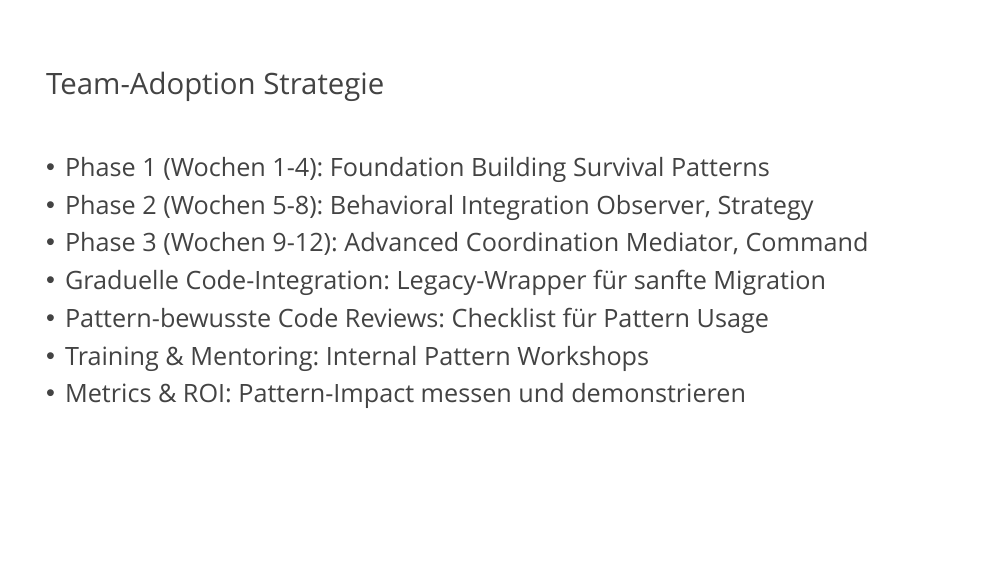
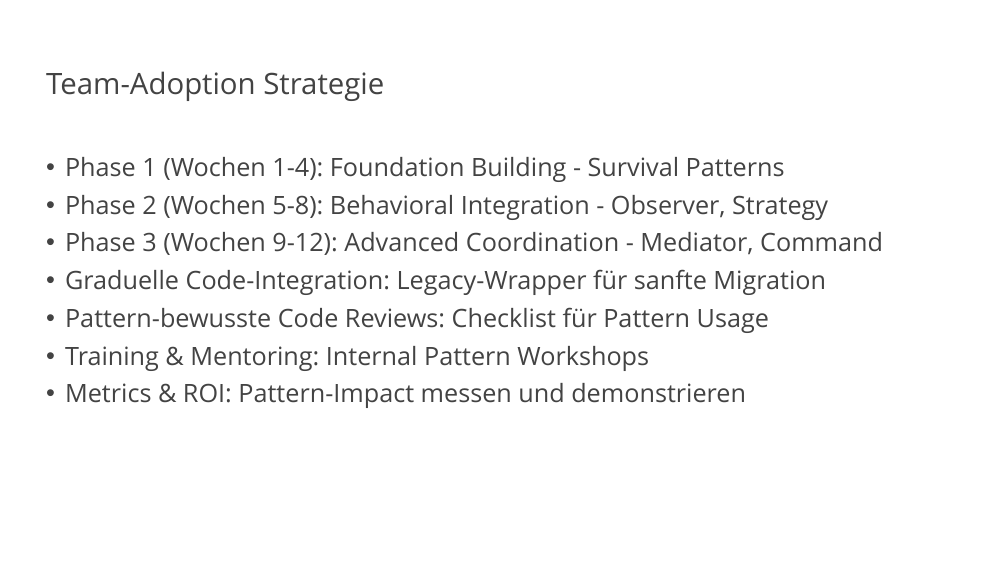
Before and after one commit to vanillacore-net/september-2025-telekom-training, a slide deck: slide 29 of presentations/powerpoint/block4-presentation.pptx (slide 23 before the commit). Drawn at 1008x567 pixels with LibreOffice and Linux fonts; fonts in the diff are those of the drawing; background and template pictures are left out. Boxes give left, top, right and bottom in pixels: in the first picture for what was removed or moved away, otherwise in the second. Text is boxed around its words. In the diff, an @@ line names an element or a change of style, - is before the commit and + after.

```diff
--- a/presentations/powerpoint/block4-presentation.pptx
+++ b/presentations/powerpoint/block4-presentation.pptx
@@ text at (x1=65, y1=157, x2=883, y2=255): text changed @@
-• Phase 1 (Wochen 1-4): Foundation Building Survival Patterns
-• Phase 2 (Wochen 5-8): Behavioral Integration Observer, Strategy
-• Phase 3 (Wochen 9-12): Advanced Coordination Mediator, Command
+• Phase 1 (Wochen 1-4): Foundation Building - Survival Patterns
+• Phase 2 (Wochen 5-8): Behavioral Integration - Observer, Strategy
+• Phase 3 (Wochen 9-12): Advanced Coordination - Mediator, Command
```
Also in this commit, not shown: 17 other slides changed, 7 slides added, 2 other files.
